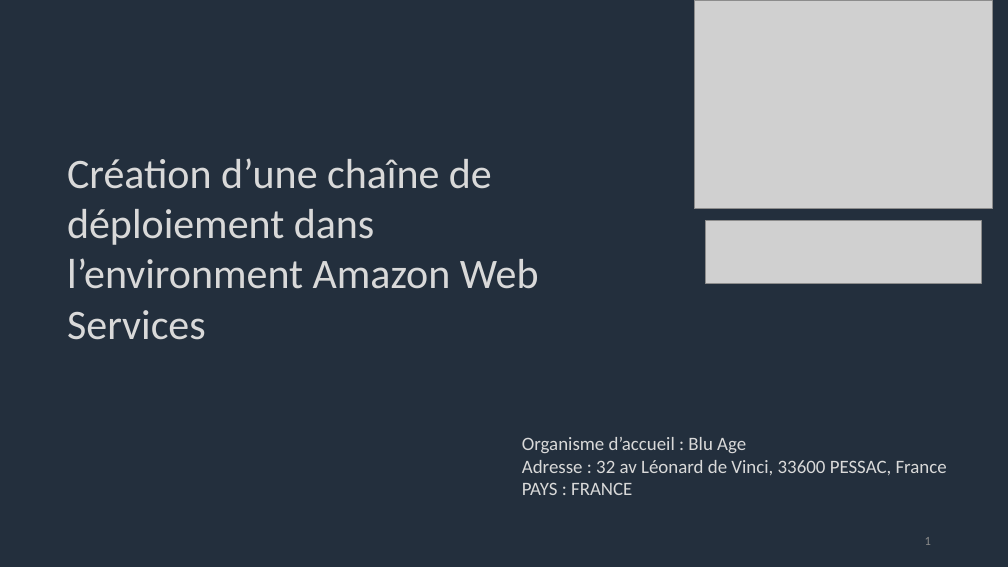
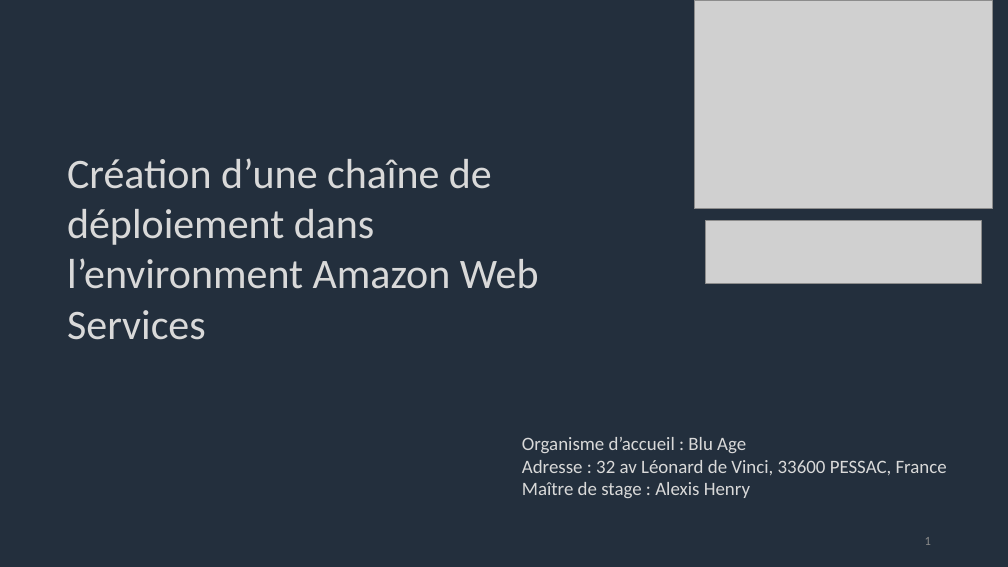
Before and after one commit to Sand-jrd/HelloPipepline, a slide deck: slide 1 of DiapoPourSoutenance.pptx. Drawn at 1008x567 pixels with LibreOffice and Linux fonts; fonts in the diff are those of the drawing; grey boxes stand for pictures. Boxes give left, top, right and bottom in pixels: in the first picture for what was removed or moved away, otherwise in the second. Text is boxed around its words. In the diff, an @@ line names an element or a change of style, - is before the commit and + after.

```diff
--- a/DiapoPourSoutenance.pptx
+++ b/DiapoPourSoutenance.pptx
@@ text at (522,482,750,498): text changed @@
-PAYS : FRANCE
+Maître de stage : Alexis Henry
```
Also in this commit, not shown: 8 other slides changed, 2 slides added.
